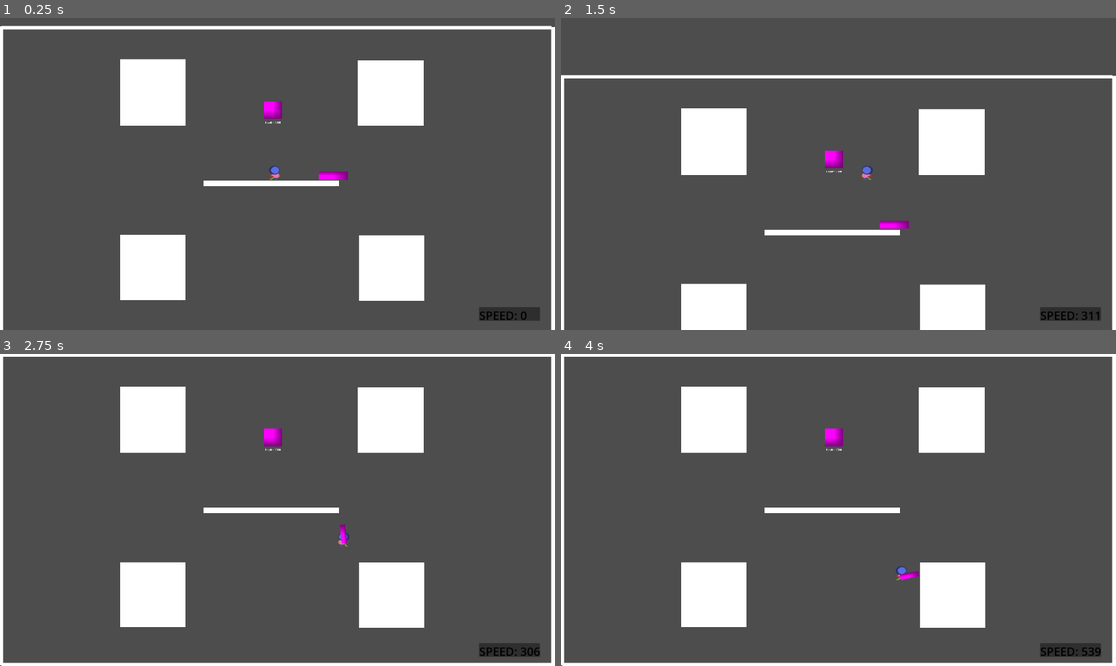
Above: before the commit, frames 1-4 (two rows, left to right).
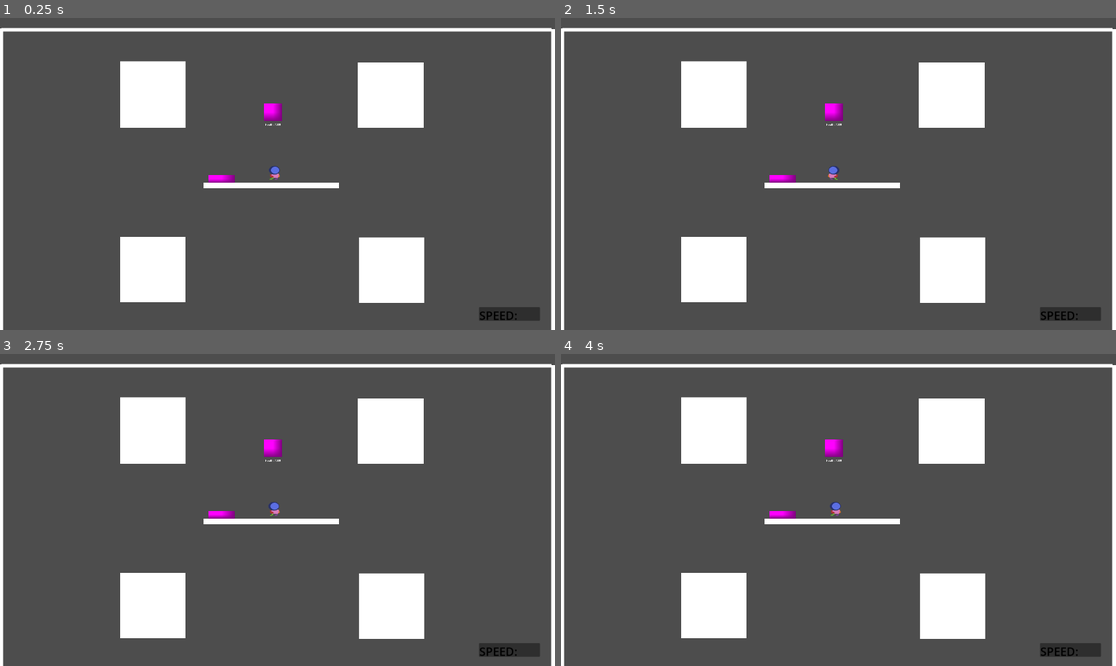
Above: after the commit, the same moments.

Repository: ryanrixxh/project-arena
Game: Godot game, scene res://scenes/main.tscn
The game is run twice, just before and just after one commit, with the same random seed, the same clock (stepped at 60 frames per second) and the same inputs.
Inputs (mouse positions are in pixels of both pictures, inside the frame that each line leads up to):
- Up to frame 1 (0.25 s): no input
- Up to frame 2 (1.5 s): tap Enter at 0.5 s; move the mouse to (960, 158) at 0.52 s; press the mouse at (960, 158) at 0.53 s; hold D (right) from 0.53 s (still down); tap Space (jump) at 0.77, 1.07 s; tap E (unequip, bound only after the commit) at 0.8, 1.35 s; move the mouse to (727, 189) at 1.27 s; release the mouse at (727, 189) at 1.28 s
- Up to frame 3 (2.75 s): tap Space (jump) at 1.52, 1.55, 1.82, 2.1 s; move the mouse to (333, 441) at 2.02 s; release D (right) at 2.03 s; press the mouse at (333, 441) at 2.03 s; hold A (left) from 2.03 s (still down)
- Up to frame 4 (4 s): move the mouse to (810, 572) at 2.77 s; release A (left) at 2.78 s; release the mouse at (810, 572) at 2.78 s; hold D (right) from 2.78 s (still down); click (810, 572) at 2.85 s; tap Space (jump) at 3.02, 3.32, 3.77, 3.8 s; tap E (unequip, bound only after the commit) at 3.05 s; move the mouse to (1005, 556) at 3.52 s; hold E (unequip, bound only after the commit) from 3.53 s (still down)

The runs differ from the first frame. In frame 1, 3.1% of the frame differs, in the area x 0-100%, y 2-97%; in frame 2, 17%, in the area x 0-100%, y 3-100%; in frame 3, 8.1%; in frame 4, 8.2%.
Error after the commit: Invalid operands 'float' and 'Nil' in operator '*'. (res://scripts/player.gd:81)

Commit message:
fixing equip and unequip by seperating scenes. pickup component logic

Diff:
--- a/project.godot
+++ b/project.godot
@@ -66,6 +66,11 @@
 , Object(InputEventJoypadMotion,"resource_local_to_scene":false,"resource_name":"","device":-1,"axis":5,"axis_value":1.0,"script":null)
 ]
 }
+unequip={
+"deadzone": 0.2,
+"events": [Object(InputEventKey,"resource_local_to_scene":false,"resource_name":"","device":-1,"window_id":0,"alt_pressed":false,"shift_pressed":false,"ctrl_pressed":false,"meta_pressed":false,"pressed":false,"keycode":0,"physical_keycode":69,"key_label":0,"unicode":101,"location":0,"echo":false,"script":null)
+]
+}
 
 [layer_names]
 
--- /dev/null
+++ b/scenes/Weapon/pickup.tscn
@@ -0,0 +1,51 @@
+[gd_scene format=3 uid="uid://fqsuqojvauds"]
+
+[ext_resource type="Script" uid="uid://b6u63h087idg0" path="res://scripts/components/pickup_component.gd" id="2_bn5xs"]
+
+[sub_resource type="PhysicsMaterial" id="PhysicsMaterial_vsyep"]
+bounce = 0.35
+
+[sub_resource type="CapsuleShape2D" id="CapsuleShape2D_xasec"]
+radius = 40.093624
+height = 225.87892
+
+[sub_resource type="RectangleShape2D" id="RectangleShape2D_vsyep"]
+size = Vector2(164, 48)
+
+[sub_resource type="PlaceholderTexture2D" id="PlaceholderTexture2D_vsyep"]
+
+[node name="Pickup" type="RigidBody2D" unique_id=1888499280]
+collision_layer = 3
+collision_mask = 3
+mass = 8.166
+physics_material_override = SubResource("PhysicsMaterial_vsyep")
+
+[node name="PickupArea" type="Area2D" parent="." unique_id=729363975]
+collision_layer = 4
+collision_mask = 4
+
+[node name="PickupDetectionShape" type="CollisionShape2D" parent="PickupArea" unique_id=64364952]
+position = Vector2(0, -9.536743e-07)
+rotation = -1.5685139
+shape = SubResource("CapsuleShape2D_xasec")
+
+[node name="CollisionShape2D" type="CollisionShape2D" parent="." unique_id=1945410480]
+shape = SubResource("RectangleShape2D_vsyep")
+
+[node name="Pickup" type="Node" parent="." unique_id=623044568 node_paths=PackedStringArray("pickup_body")]
+script = ExtResource("2_bn5xs")
+pickup_body = NodePath("..")
+metadata/_custom_type_script = "uid://b6u63h087idg0"
+
+[node name="Sprite2D" type="Sprite2D" parent="." unique_id=107015527]
+position = Vector2(3.8146973e-06, 0)
+scale = Vector2(163.99998, 48)
+texture = SubResource("PlaceholderTexture2D_vsyep")
+
+[node name="CooldownTimer" type="Timer" parent="." unique_id=512764419]
+wait_time = 0.08
+one_shot = true
+autostart = true
+
+[connection signal="area_entered" from="PickupArea" to="Pickup" method="_on_pickup_area_area_entered"]
+[connection signal="timeout" from="CooldownTimer" to="Pickup" method="_on_cooldown_timer_timeout"]
--- /dev/null
+++ b/scenes/Weapon/weapon.tscn
@@ -0,0 +1,22 @@
+[gd_scene format=3 uid="uid://hucue7ygh848"]
+
+[ext_resource type="Script" uid="uid://bnanq4cae7br3" path="res://scripts/weapon.gd" id="1_e2o24"]
+
+[sub_resource type="PlaceholderTexture2D" id="PlaceholderTexture2D_3vyb7"]
+
+[node name="Weapon" type="Node2D" unique_id=437407813]
+script = ExtResource("1_e2o24")
+
+[node name="WeaponSprite" type="Sprite2D" parent="." unique_id=24669617]
+position = Vector2(91, 1)
+scale = Vector2(182, -52)
+texture = SubResource("PlaceholderTexture2D_3vyb7")
+
+[node name="FiringTimer" type="Timer" parent="." unique_id=2082273181]
+process_callback = 0
+autostart = true
+
+[node name="BarrelMarker" type="Marker2D" parent="." unique_id=1471378519]
+position = Vector2(212, 1)
+
+[connection signal="timeout" from="FiringTimer" to="." method="_on_firing_timer_timeout"]
--- a/scenes/main.tscn
+++ b/scenes/main.tscn
@@ -1,7 +1,7 @@
 [gd_scene format=3 uid="uid://omcrpkcshvu6"]
 
 [ext_resource type="PackedScene" uid="uid://ct17lf3jtevi4" path="res://scenes/player.tscn" id="2_ycub7"]
-[ext_resource type="PackedScene" uid="uid://hucue7ygh848" path="res://scenes/weapon.tscn" id="3_jyhfs"]
+[ext_resource type="PackedScene" uid="uid://fqsuqojvauds" path="res://scenes/Weapon/pickup.tscn" id="3_jyhfs"]
 [ext_resource type="Script" uid="uid://b1o88cfk7oxaa" path="res://scripts/canvas_layer.gd" id="3_sugp2"]
 [ext_resource type="PackedScene" uid="uid://c87uqcthcy162" path="res://scenes/target.tscn" id="4_jyhfs"]
 
@@ -196,13 +196,6 @@
 [node name="Player" parent="." unique_id=1414567758 instance=ExtResource("2_ycub7")]
 position = Vector2(881, -351)
 scale = Vector2(0.65, 0.65)
-speed = 200
-min_speed = 200
-max_speed = 1000
-speed_increase_rate = 3
-speed_decrease_rate = -5
-jump_velocity = -850
-gravity = 1500
 
 [node name="CanvasLayer" type="CanvasLayer" parent="." unique_id=2035756310]
 layer = 2
@@ -242,9 +235,8 @@
 
 [node name="Pickups" type="Node2D" parent="." unique_id=927983828]
 
-[node name="Weapon" parent="Pickups" unique_id=437407813 instance=ExtResource("3_jyhfs")]
-position = Vector2(1168, -328)
-weapon_name = "Placeholder"
+[node name="Pickup" parent="Pickups" unique_id=1888499280 instance=ExtResource("3_jyhfs")]
+position = Vector2(556, -348)
 
 [node name="Target" parent="." unique_id=1871628794 instance=ExtResource("4_jyhfs")]
 position = Vector2(879, -739)
--- a/scenes/weapon.tscn
+++ /dev/null
@@ -1,46 +0,0 @@
-[gd_scene format=3 uid="uid://hucue7ygh848"]
-
-[ext_resource type="Script" uid="uid://bnanq4cae7br3" path="res://scripts/weapon.gd" id="1_xasec"]
-
-[sub_resource type="PlaceholderTexture2D" id="PlaceholderTexture2D_3vyb7"]
-
-[sub_resource type="RectangleShape2D" id="RectangleShape2D_xasec"]
-size = Vector2(182, 52)
-
-[sub_resource type="CapsuleShape2D" id="CapsuleShape2D_xasec"]
-radius = 40.093624
-height = 225.87892
-
-[node name="Weapon" type="Node2D" unique_id=437407813]
-script = ExtResource("1_xasec")
-
-[node name="WeaponBody" type="Node2D" parent="." unique_id=874960057]
-position = Vector2(91, 0)
-
-[node name="WeaponSprite" type="Sprite2D" parent="WeaponBody" unique_id=24669617]
-position = Vector2(3.8146973e-06, 0)
-scale = Vector2(182, -52)
-texture = SubResource("PlaceholderTexture2D_3vyb7")
-
-[node name="FiringTimer" type="Timer" parent="WeaponBody" unique_id=2082273181]
-process_callback = 0
-autostart = true
-
-[node name="BarrelMarker" type="Marker2D" parent="WeaponBody" unique_id=1471378519]
-position = Vector2(121, 0)
-
-[node name="CollisionShape2D" type="CollisionShape2D" parent="WeaponBody" unique_id=360305320]
-position = Vector2(3.8146973e-06, 0)
-shape = SubResource("RectangleShape2D_xasec")
-
-[node name="PickupArea" type="Area2D" parent="." unique_id=1756302881]
-position = Vector2(91, 0)
-collision_layer = 4
-collision_mask = 4
-
-[node name="PickupDetectionShape" type="CollisionShape2D" parent="PickupArea" unique_id=1278733221]
-position = Vector2(0, 0.09615383)
-rotation = -1.5685139
-shape = SubResource("CapsuleShape2D_xasec")
-
-[connection signal="timeout" from="WeaponBody/FiringTimer" to="." method="_on_firing_timer_timeout"]
--- /dev/null
+++ b/scripts/components/pickup_component.gd
@@ -0,0 +1,26 @@
+class_name Pickup extends Node
+
+@onready var pickup_area = $PickupArea
+
+@export var pickup_body: RigidBody2D
+@export var weapon_scene_address: String = "res://scenes/Weapon/weapon.tscn"
+var weapon_scene = load(weapon_scene_address) # Can't preload this because its called from an export var
+var can_pickup = false
+
+func _on_pickup_area_area_entered(area: Area2D) -> void:
+	if not can_pickup: return
+
+	var player: Player = area.get_parent()
+	equip(player)
+	pickup_body.queue_free()
+
+func equip(player: Player) -> void:
+	var weapon: Weapon = weapon_scene.instantiate()
+	player.weapon_marker.add_child(weapon)
+	weapon.global_transform = player.weapon_marker.global_transform
+	player.throw.connect(weapon._on_throw)
+	player.trigger_pull.connect(weapon._on_trigger_pull)
+
+
+func _on_cooldown_timer_timeout() -> void:
+	can_pickup = true
--- /dev/null
+++ b/scripts/pickup.gd
@@ -0,0 +1,19 @@
+extends Node
+
+@onready var pickup_area = $PickupArea
+@onready var pickup_cooldown_timer = $CooldownTimer
+@export var weapon_scene_address: String = "res://scenes/Weapon/weapon.tscn"
+var weapon_scene = load(weapon_scene_address) # Can't preload this because its called from an export var
+
+var off_pickup_cooldown = false
+
+func _on_pickup_area_area_entered(area: Area2D) -> void:
+	var player: Player = area.get_parent()
+	equip(player)
+	queue_free()
+
+func equip(player: Player) -> void:
+	var weapon: Weapon = weapon_scene.instantiate()
+	player.weapon_marker.add_child(weapon)
+	weapon.global_transform = player.weapon_marker.global_transform
+	player.trigger_pull.connect(weapon._on_trigger_pull)
--- a/scripts/player.gd
+++ b/scripts/player.gd
@@ -1,9 +1,10 @@
-extends CharacterBody2D
+class_name Player extends CharacterBody2D
 
 signal trigger_pull
+signal throw
 
 
-@export var speed = 200
+@export var speed = 100
 @export var min_speed = 200
 @export var max_speed = 1000
 @export var speed_increase_rate = 3
@@ -15,7 +16,6 @@
 @onready var speed_label: Label = $"../CanvasLayer/UI/Panel/Label"
 @onready var sprite: AnimatedSprite2D = $PlayerSprite
 @onready var weapon_marker: Marker2D = $Equipment/WeaponMarker
-var equipped_weapon: Weapon
 
 # Class for keeping track of multiple player state values.
 # Initialised immediately
@@ -38,8 +38,7 @@
 
 # Called when the node enters the scene tree for the first time.
 func _ready() -> void:
-	#if (state.weapon_equipped):
-		#trigger_pull.connect(equipped_weapon._on_trigger_pull)
+	#trigger_pull.connect(equipped_weapon._on_trigger_pull)
 	pass
 
 
@@ -93,7 +92,13 @@
 		handle_jump_input("jump")
 
 	if Input.is_action_pressed("shoot"):
-		pull_trigger()
+		# Speed of the player directly effects the damage multiplier of a weapon.
+		# So when we pull the trigger we pass our speed value accross the signal and the weapon
+		# script handles it from there.
+		trigger_pull.emit(speed)
+
+	if Input.is_action_pressed("unequip"):
+		throw.emit()
 
 
 func handle_jump_input(delta):
@@ -109,7 +114,6 @@
 
 func wall_jump():
 	var collision = get_last_slide_collision()
-
 	if collision:
 		var direction = collision.get_normal()[0]
 		state.air_state = PlayerState.AirState.AIRBORN
@@ -117,30 +121,5 @@
 		velocity.x = direction * speed
 		state.walled = false
 
-# Speed of the player directly effects the damage multiplier of a weaopn.
-# So when we pull the trigger we pass our speed value accross the signal and the weapon
-# script handles it from there.
-func pull_trigger():
-	trigger_pull.emit(speed)
-
 func _on_animation_trigger_area_body_entered(body: Node2D) -> void:
 	sprite.play("default")
-
-
-# Weapon Equipping:
-# Each weapon has a "pickup area" seperate from their regular collision area. When the player enters this area
-# the weapon will be equipped.
-
-func _on_pickup_trigger_area_entered(area: Area2D) -> void:
-	var weapon = area.get_parent()
-	if not equipped_weapon:
-		equip(weapon)
-
-func equip(weapon: Weapon) -> void:
-	equipped_weapon = weapon
-	var body = weapon.get_node("WeaponBody")
-	weapon.get_parent().remove_child(weapon)
-	weapon_marker.add_child(weapon)
-	weapon.global_position = weapon_marker.global_position
-
-	trigger_pull.connect(equipped_weapon._on_trigger_pull)
--- a/scripts/rifle_bullet.gd
+++ b/scripts/rifle_bullet.gd
@@ -28,4 +28,3 @@
 	var target: Target = area.get_parent()
 	target.health -= damage
 	target.check_health()
-	print(target.health)
--- a/scripts/weapon.gd
+++ b/scripts/weapon.gd
@@ -1,17 +1,17 @@
 class_name Weapon extends Node2D
 
-@onready var barrel_marker = $WeaponBody/BarrelMarker
-@onready var timer = $WeaponBody/FiringTimer
-@onready var body = $WeaponBody
-
-@export var weapon_name = "Placeholder"
-
-var can_fire: bool = false
-
+@onready var timer: Timer = $FiringTimer
+@onready var barrel_marker: Marker2D = $BarrelMarker
 var rifle_bullet = preload("res://scenes/rifle_bullet.tscn")
 
-func _process(delta: float) -> void:
-	global_skew = 0
+@export var pickup_address = "res://scenes/Weapon/pickup.tscn"
+@export var throw_force = 1500
+var pickup = load(pickup_address)
+
+
+var can_fire: bool = true
+func _process(_delta: float) -> void:
+	pass
 
 func _on_firing_timer_timeout() -> void:
 	can_fire = true
@@ -22,7 +22,15 @@
 		var bullet_scene = rifle_bullet.instantiate()
 		var bullet: Bullet = bullet_scene.get_child(0)
 		bullet.damage = player_speed * bullet.damage_multi
-		print(bullet.damage)
 		get_tree().root.add_child(bullet_scene)
 		bullet_scene.global_transform = barrel_marker.global_transform
 		can_fire = false
+
+func _on_throw():
+	var pickup: RigidBody2D = pickup.instantiate()
+	get_tree().root.add_child(pickup)
+	pickup.global_position = barrel_marker.global_position
+	var direction = (barrel_marker.global_position - global_position).normalized()
+	print(direction)
+	pickup.apply_impulse(Vector2.ONE * throw_force * direction)
+	queue_free()
Not shown, added: scripts/components/pickup_component.gd.uid
Not shown, added: scripts/pickup.gd.uid
Not shown, added: scenes/Weapon/pickup.tscn3486641080.tmp
Not shown, added: scenes/player.tscn243272217.tmp
Not shown, added: scenes/player.tscn246570661.tmp
Not shown, added: scenes/player.tscn4384928641.tmp
Not shown, added: scenes/player.tscn4394265222.tmp
Not shown, added: scenes/player.tscn490861059.tmp
Not shown, added: scenes/weapon.tscn3819698559.tmp
